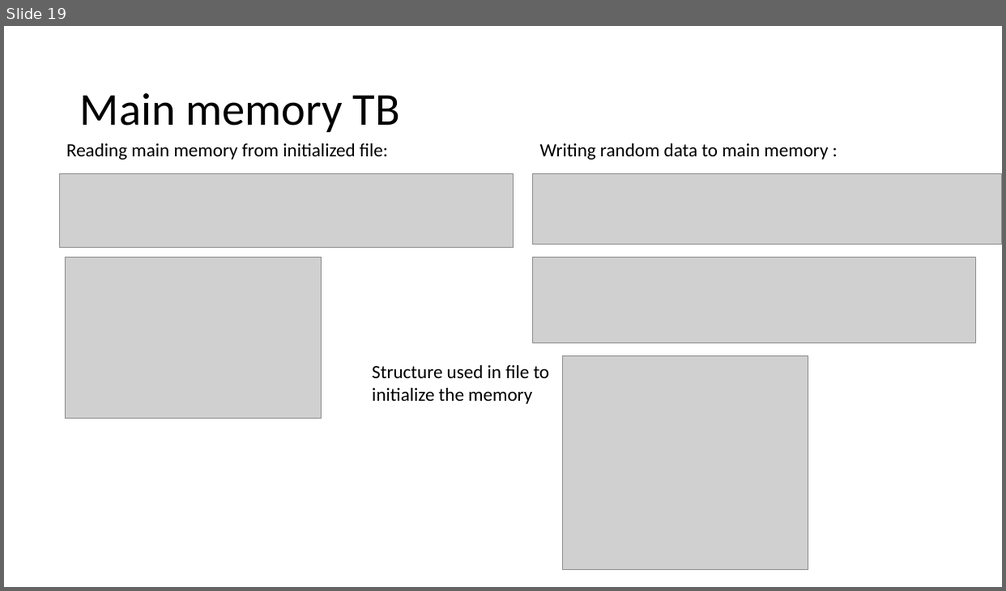
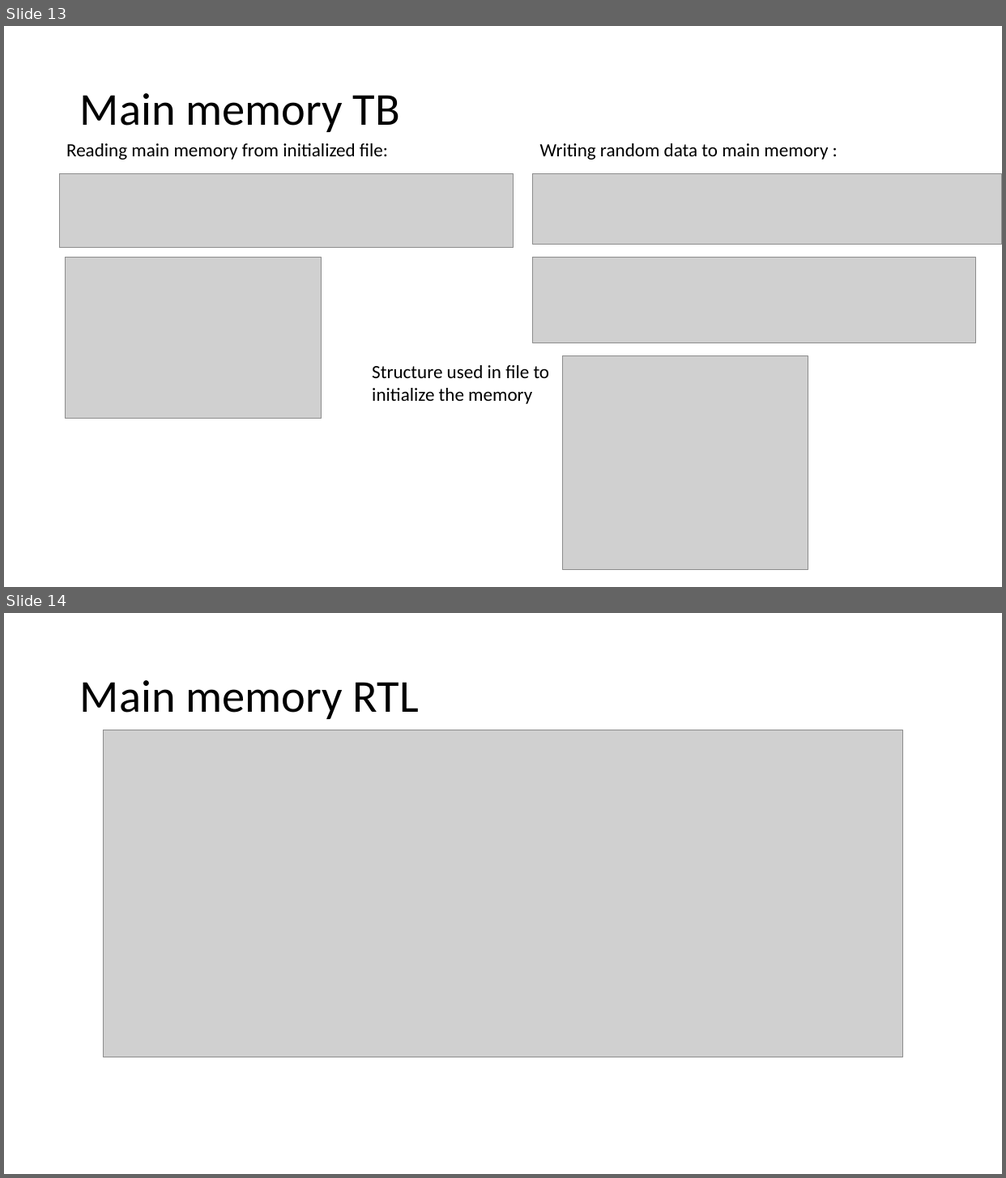
Before and after one commit to md710644/finalarquicompu, a slide deck: Diseno_final_arq.pptx. Shown one above the other, each under a label of ours: slide 19 before the commit, slides 13 and 14 after it. The pictures are 1006x591 and 1006x1178 pixels, drawn with LibreOffice and Linux fonts; fonts in the diff are those of the drawing; grey boxes stand for pictures. Boxes give left, top, right and bottom in pixels: in the first picture for what was removed or moved away, otherwise in the second. Text is boxed around its words. In the diff, an @@ line names an element or a change of style, - is before the commit and + after.

```diff
--- a/Diseno_final_arq.pptx
+++ b/Diseno_final_arq.pptx
@@ slide 14 added at (x1=4, y1=613, x2=1002, y2=1174), background #FFFFFF @@
@@ title added at (x1=80, y1=680, x2=419, y2=719), 44 pt, text #000000 @@
+Main memory RTL
@@ picture added at (x1=103, y1=730, x2=903, y2=1057) @@
@@ what was slide 19 is now slide 13 @@
```
Also in this commit, not shown: 2 slides changed, 3 other slides added, 2 slides removed.
